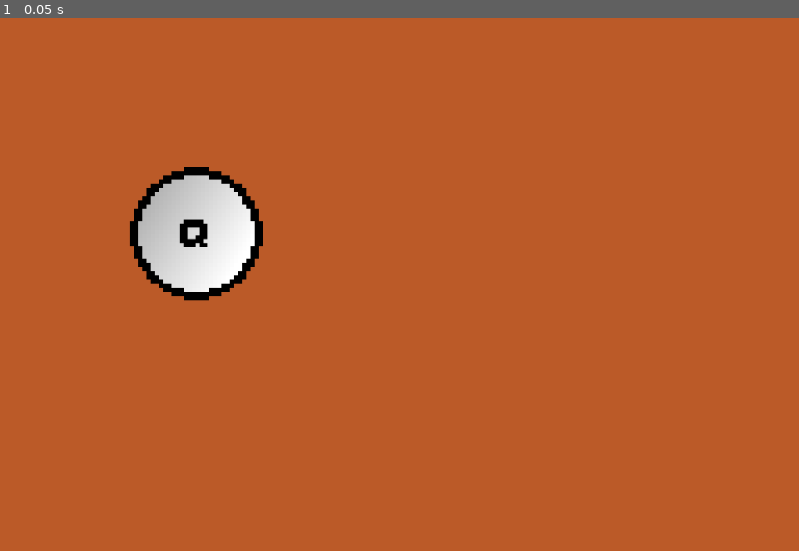
Above: before the commit, frame 1.
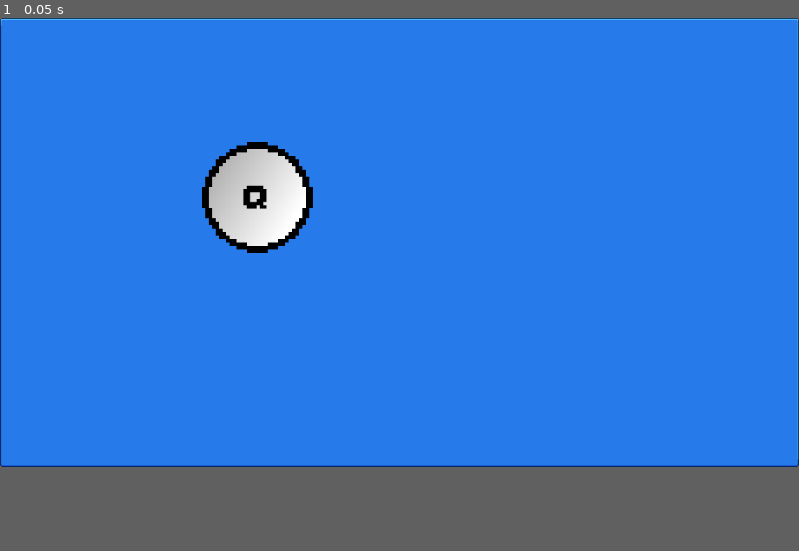
Above: after the commit, the same moment.

Repository: NasheethAhmedA/Theory-Of-Computation
Game: Godot game, scene res://scenes/components/automata_area.tscn
The game is run twice, just before and just after one commit, with the same random seed, the same clock (stepped at 60 frames per second) and the same inputs. The project has no main scene, so this scene is started directly.
Inputs:
- Up to frame 1 (0.05 s): no input
In our replay, the window is 799x533 before the commit and 799x449 after it. These sizes can differ from the game's own. Grey fills any space a smaller window leaves; there, only what the larger window draws over its background counts as a difference.

The runs differ from the first frame. In frame 1, 84% of the frame differs, in the area x 0-100%, y 0-85%.

Commit message:
state form/ui

Diff:
--- /dev/null
+++ b/assests/ui/State_form_panel.tres
@@ -0,0 +1,11 @@
+[gd_resource type="StyleBoxTexture" load_steps=2 format=3 uid="uid://dga3l82o36y6o"]
+
+[ext_resource type="Texture2D" uid="uid://dkq8wriafjlon" path="res://assests/ui/Spritesheets/Spritesheet_UI_Flat.png" id="1_epuds"]
+
+[resource]
+texture = ExtResource("1_epuds")
+texture_margin_left = 1.0
+texture_margin_top = 1.0
+texture_margin_right = 1.0
+texture_margin_bottom = 1.0
+region_rect = Rect2(225, 33, 94, 94)
--- a/project.godot
+++ b/project.godot
@@ -14,14 +14,32 @@
 config/features=PackedStringArray("4.2", "GL Compatibility")
 config/icon="res://icon.svg"
 
-[display]
-
-window/size/viewport_width=960
-window/size/viewport_height=640
-
 [gui]
 
 theme/custom="res://assests/ui/default_theme.tres"
+
+[input]
+
+make_final={
+"deadzone": 0.5,
+"events": [Object(InputEventMouseButton,"resource_local_to_scene":false,"resource_name":"","device":-1,"window_id":0,"alt_pressed":false,"shift_pressed":false,"ctrl_pressed":true,"meta_pressed":false,"button_mask":2,"position":Vector2(198, 18),"global_position":Vector2(202, 59),"factor":1.0,"button_index":2,"canceled":false,"pressed":true,"double_click":false,"script":null)
+]
+}
+drag={
+"deadzone": 0.5,
+"events": [Object(InputEventMouseButton,"resource_local_to_scene":false,"resource_name":"","device":-1,"window_id":0,"alt_pressed":false,"shift_pressed":false,"ctrl_pressed":false,"meta_pressed":false,"button_mask":1,"position":Vector2(197, 12),"global_position":Vector2(201, 53),"factor":1.0,"button_index":1,"canceled":false,"pressed":true,"double_click":false,"script":null)
+]
+}
+info={
+"deadzone": 0.5,
+"events": [Object(InputEventMouseButton,"resource_local_to_scene":false,"resource_name":"","device":-1,"window_id":0,"alt_pressed":false,"shift_pressed":false,"ctrl_pressed":false,"meta_pressed":false,"button_mask":2,"position":Vector2(167, 16),"global_position":Vector2(171, 57),"factor":1.0,"button_index":2,"canceled":false,"pressed":true,"double_click":false,"script":null)
+]
+}
+
+[layer_names]
+
+2d_physics/layer_1="General layer"
+2d_physics/layer_2="State layer"
 
 [rendering]
 
--- a/scenes/components/State.tscn
+++ b/scenes/components/State.tscn
@@ -1,12 +1,30 @@
-[gd_scene load_steps=3 format=3 uid="uid://hbyhutf62i2f"]
+[gd_scene load_steps=6 format=3 uid="uid://hbyhutf62i2f"]
 
 [ext_resource type="Texture2D" uid="uid://dijio4j67yw5p" path="res://assests/components/State_bg.png" id="1_taun7"]
+[ext_resource type="Script" path="res://scripts/components/State.gd" id="1_vqttk"]
+[ext_resource type="PackedScene" uid="uid://cfs32i124fif6" path="res://scenes/ui/state_form.tscn" id="3_k1dcx"]
+
+[sub_resource type="CircleShape2D" id="CircleShape2D_cmk2m"]
+radius = 78.3135
 
 [sub_resource type="LabelSettings" id="LabelSettings_b6e3j"]
 font_size = 76
 font_color = Color(0, 0, 0, 1)
 
 [node name="State" type="Node2D"]
+script = ExtResource("1_vqttk")
+
+[node name="Area2D" type="Area2D" parent="."]
+collision_layer = 2
+collision_mask = 2
+
+[node name="CollisionShape2D" type="CollisionShape2D" parent="Area2D"]
+shape = SubResource("CircleShape2D_cmk2m")
+
+[node name="final_state_bg" type="Sprite2D" parent="."]
+visible = false
+scale = Vector2(6.23826, 6.23826)
+texture = ExtResource("1_taun7")
 
 [node name="state_bg" type="Sprite2D" parent="."]
 scale = Vector2(5, 5)
@@ -26,3 +44,9 @@
 grow_vertical = 2
 text = "q"
 label_settings = SubResource("LabelSettings_b6e3j")
+
+[node name="State_Form" parent="." instance=ExtResource("3_k1dcx")]
+visible = false
+
+[connection signal="mouse_entered" from="Area2D" to="." method="_on_area_2d_mouse_entered"]
+[connection signal="mouse_exited" from="Area2D" to="." method="_on_area_2d_mouse_exited"]
--- a/scenes/components/automata_area.tscn
+++ b/scenes/components/automata_area.tscn
@@ -6,6 +6,7 @@
 
 [node name="BG" type="CanvasLayer" parent="."]
 layer = -1
+follow_viewport_enabled = true
 
 [node name="ColorRect" type="ColorRect" parent="BG"]
 anchors_preset = 15
@@ -13,7 +14,16 @@
 anchor_bottom = 1.0
 grow_horizontal = 2
 grow_vertical = 2
+mouse_filter = 2
 color = Color(0.741176, 0.352941, 0.152941, 0.980392)
 
+[node name="Panel" type="Panel" parent="BG"]
+anchors_preset = 15
+anchor_right = 1.0
+anchor_bottom = 1.0
+grow_horizontal = 2
+grow_vertical = 2
+mouse_filter = 2
+
 [node name="State" parent="." instance=ExtResource("1_m5qa0")]
-position = Vector2(236, 259)
+position = Vector2(371, 259)
--- /dev/null
+++ b/scenes/ui/state_form.tscn
@@ -0,0 +1,95 @@
+[gd_scene load_steps=7 format=3 uid="uid://cfs32i124fif6"]
+
+[ext_resource type="Script" path="res://scripts/ui/state_form.gd" id="1_hdk57"]
+[ext_resource type="StyleBox" uid="uid://dga3l82o36y6o" path="res://assests/ui/State_form_panel.tres" id="1_ovrcc"]
+[ext_resource type="Texture2D" uid="uid://dkq8wriafjlon" path="res://assests/ui/Spritesheets/Spritesheet_UI_Flat.png" id="2_5cugj"]
+[ext_resource type="FontFile" uid="uid://donqiurahky62" path="res://assests/ui/Fonts/ThaleahFat.ttf" id="2_oen3q"]
+
+[sub_resource type="InputEventKey" id="InputEventKey_26ktb"]
+device = -1
+keycode = 4194305
+
+[sub_resource type="Shortcut" id="Shortcut_cnu2e"]
+events = [SubResource("InputEventKey_26ktb")]
+
+[node name="State_Form" type="Control"]
+layout_mode = 3
+anchors_preset = 8
+anchor_left = 0.5
+anchor_top = 0.5
+anchor_right = 0.5
+anchor_bottom = 0.5
+grow_horizontal = 2
+grow_vertical = 2
+mouse_filter = 1
+script = ExtResource("1_hdk57")
+
+[node name="Panel" type="Panel" parent="."]
+custom_minimum_size = Vector2(200, 200)
+layout_mode = 1
+anchors_preset = 15
+anchor_right = 1.0
+anchor_bottom = 1.0
+grow_horizontal = 2
+grow_vertical = 2
+theme_override_styles/panel = ExtResource("1_ovrcc")
+
+[node name="Label" type="Label" parent="Panel"]
+layout_mode = 0
+offset_left = 14.0
+offset_top = 9.0
+offset_right = 86.0
+offset_bottom = 42.0
+text = "name"
+
+[node name="LineEdit" type="LineEdit" parent="Panel"]
+layout_mode = 0
+offset_left = 14.0
+offset_top = 43.0
+offset_right = 81.0625
+offset_bottom = 74.0
+theme_override_fonts/font = ExtResource("2_oen3q")
+theme_override_font_sizes/font_size = 24
+placeholder_text = "3 letters "
+max_length = 3
+expand_to_text_length = true
+clear_button_enabled = true
+
+[node name="CheckBox" type="CheckBox" parent="Panel"]
+layout_mode = 0
+offset_left = 14.0
+offset_top = 88.0
+offset_right = 91.0
+offset_bottom = 114.0
+theme_override_colors/font_color = Color(1, 1, 1, 1)
+theme_override_colors/font_pressed_color = Color(1, 1, 1, 1)
+theme_override_colors/font_hover_color = Color(1, 1, 1, 1)
+theme_override_colors/font_hover_pressed_color = Color(1, 1, 1, 1)
+theme_override_colors/font_focus_color = Color(1, 1, 1, 1)
+keep_pressed_outside = true
+text = "final"
+flat = true
+
+[node name="Button" type="Button" parent="Panel"]
+layout_mode = 0
+offset_left = 43.0
+offset_top = 143.0
+offset_right = 153.0
+offset_bottom = 169.0
+text = " Set data "
+
+[node name="exit_btn" type="Button" parent="Panel"]
+custom_minimum_size = Vector2(20, 20)
+offset_left = 170.0
+offset_top = 15.0
+offset_right = 190.0
+offset_bottom = 35.0
+shortcut = SubResource("Shortcut_cnu2e")
+
+[node name="SpritesheetUiFlat" type="Sprite2D" parent="Panel/exit_btn"]
+position = Vector2(10, 10)
+texture = ExtResource("2_5cugj")
+region_enabled = true
+region_rect = Rect2(552, 200, 15, 15)
+
+[connection signal="pressed" from="Panel/exit_btn" to="." method="_on_exit_btn_pressed"]
--- /dev/null
+++ b/scripts/components/State.gd
@@ -0,0 +1,56 @@
+class_name State extends Node2D
+
+# All the Exports
+@export_category("State Data")
+@export var Final: bool = false
+@export var State_Name: String = "q"
+
+# Children Nodes
+@onready var final_state_bg = $final_state_bg
+@onready var label = $Label
+@onready var area_2d = $Area2D
+@onready var state_form = $State_Form
+
+var Selected: bool = false
+var dragged: bool = false
+
+func _input(event):
+	if Selected:
+		if event.is_action_pressed("make_final"):
+			Final = not Final
+		elif event.is_action_pressed("info"):
+			state_form.visible = not state_form.visible
+		if event.is_action_pressed("drag"):
+			dragged = true
+		if event.is_action_released("drag"):
+			dragged = false
+
+
+
+
+# Called when the node enters the scene tree for the first time.
+func _ready():
+	pass # Replace with function body.
+
+
+# Called every frame. 'delta' is the elapsed time since the previous frame.
+func _process(_delta):
+	Set_State_Data()
+	if dragged:
+		global_position = lerp(global_position, get_viewport().get_mouse_position(), 25*_delta)
+
+
+# Set the State data from the export values
+func Set_State_Data():
+	State_Name = State_Name.substr(0, 3)
+	final_state_bg.visible = Final
+	label.text = State_Name
+
+
+
+func _on_area_2d_mouse_entered():
+	Selected = true
+
+
+func _on_area_2d_mouse_exited():
+	Selected = false
--- /dev/null
+++ b/scripts/ui/state_form.gd
@@ -0,0 +1,4 @@
+extends Control
+
+func _on_exit_btn_pressed():
+	visible = false
Not shown: 1 places in scenes/components/automata_area.tscn that only renumber resources
